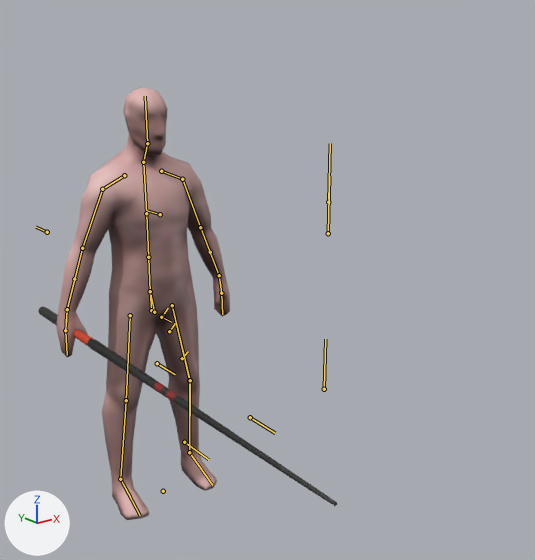
Renders of the Blender file models/guy/sauna_player.blend from each side of a commit.
Rendered twice from a 50 mm lens placed at (-58.2, -102.8, 76.3), pointed at (3.6, -25.6, 45.4). The lights are fixed; the arrows at lower left show +X, +Y and +Z. The bones that bend it are drawn over the model as lines.

Names of what the first picture shows: 'fishingrod', 'guy_feet', 'guy_hands', 'guy_head', 'guy_legs', 'guy_torso'.
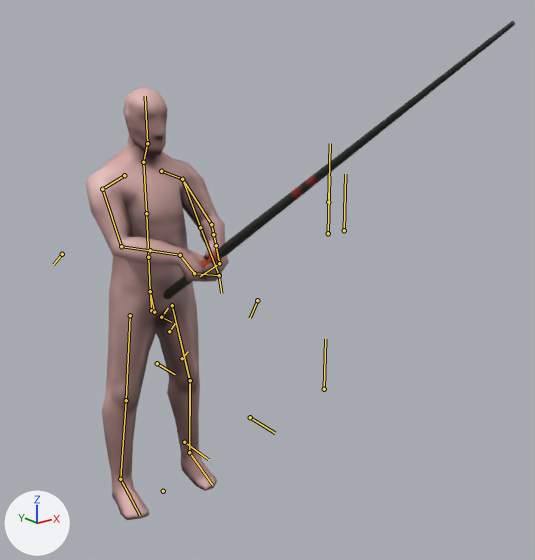
Commit message: fishing animations + animgraph

The newer file adds an action. The first version stands in its rest pose; the second is drawn at frame 0 of the action 'fishing_cast'.

What the commit changed:
Bone 'fingers_L' (bone_fingers_l) turns from (0, 0, 0) to (0, 0, -45) degrees about its own x, y and z.
Bone 'fingers_R' (bone_fingers_r) turns from (0, 0, 0) to (0, 0, 45) degrees about its own x, y and z.
Bone 'hand_L_to_R' (bone_hand_l_to_r) moves from (0.0, 0.0, 0.0) to (-4.9, 2.2, 1.8).
Bone 'hand_L_to_R' (bone_hand_l_to_r) turns from (0, 0, 0) to (17, 13, -40) degrees about its own x, y and z.
Bone 'FK_arm_upper_R' (bone_fk_arm_upper_r) turns from (0, 0, 0) to (45, -28, -3) degrees about its own x, y and z.
Bone 'FK_arm_lower_R' (bone_fk_arm_lower_r) turns from (0, 0, 0) to (53, 0, 0) degrees about its own x, y and z.
Bone 'FK_hand_R' (bone_fk_hand_r) turns from (0, 0, 0) to (-56, 38, -31) degrees about its own x, y and z.
Bone 'pole_arm_L' (bone_pole_arm_l) moves from (0.0, 0.0, 0.0) to (-5.8, -6.7, 16.4).
Bone 'IKFK_hand_R' (bone_ikfk_hand_r) moves from (0.0, 0.0, 0.0) to (147.5, 2.2, 41.7).
Bone 'hand_L_to_R_Switch' (bone_hand_l_to_r_switch) moves from (0.0, 0.0, 0.0) to (9.7, -0.6, 5.1).

Location of each change, [x1, y1, x2, y2] in pixels of the pictures (535 x 560 px):
'guy_torso', posed (16% narrower, 8% shorter): before [58, 157, 225, 312]; after [85, 158, 225, 300]
'fishingrod', posed (18% wider, 39% taller): before [38, 306, 337, 506]; after [163, 21, 515, 300]
'guy_hands', posed (70% narrower, 46% shorter): before [56, 276, 230, 357]; after [178, 239, 229, 282]
bone 'fingers_L', root to tip: before (221, 293) to (222, 314); after (219, 263) to (200, 276)
bone 'fingers_R', root to tip: before (65, 330) to (67, 355); after (194, 273) to (219, 275)
bone 'hand_L_to_R', root to tip: before (67, 309) to (66, 321); after (216, 245) to (218, 255)
bone 'FK_arm_upper_R', root to tip: before (102, 189) to (82, 248); after (102, 189) to (121, 246)
bone 'FK_arm_lower_R', root to tip: before (82, 248) to (67, 309); after (121, 246) to (180, 255)
bone 'FK_hand_R', root to tip: before (67, 309) to (65, 330); after (180, 255) to (194, 273)
bone 'pole_arm_L', root to tip: before (160, 214) to (147, 210); after (257, 300) to (250, 318)
bone 'hand_L_to_R_Switch', root to tip: before (328, 233) to (329, 176); after (344, 230) to (345, 174)
